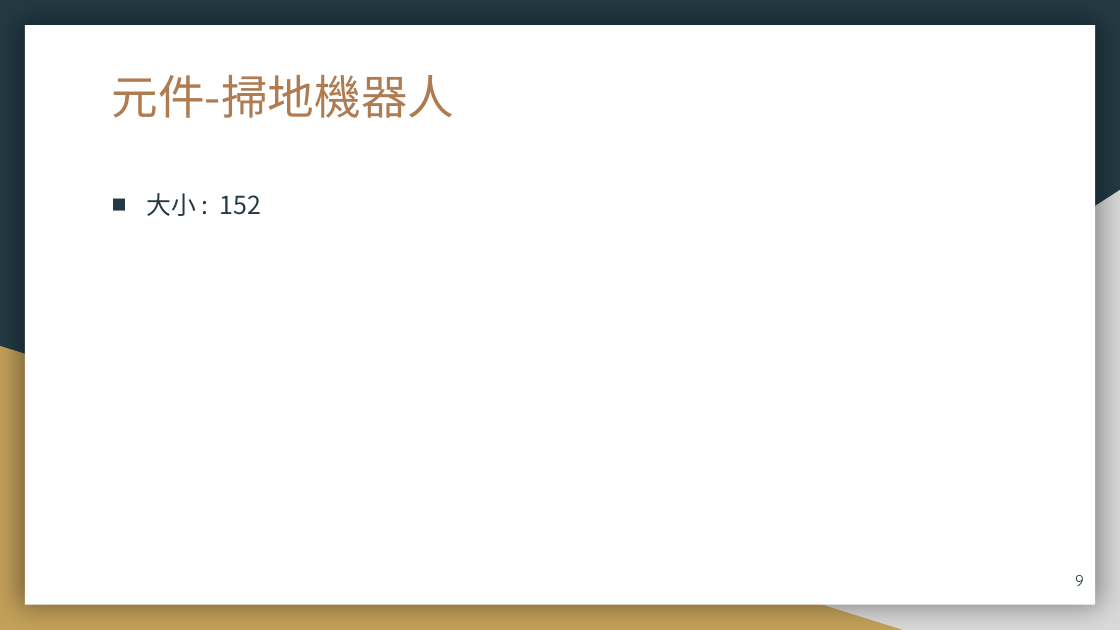
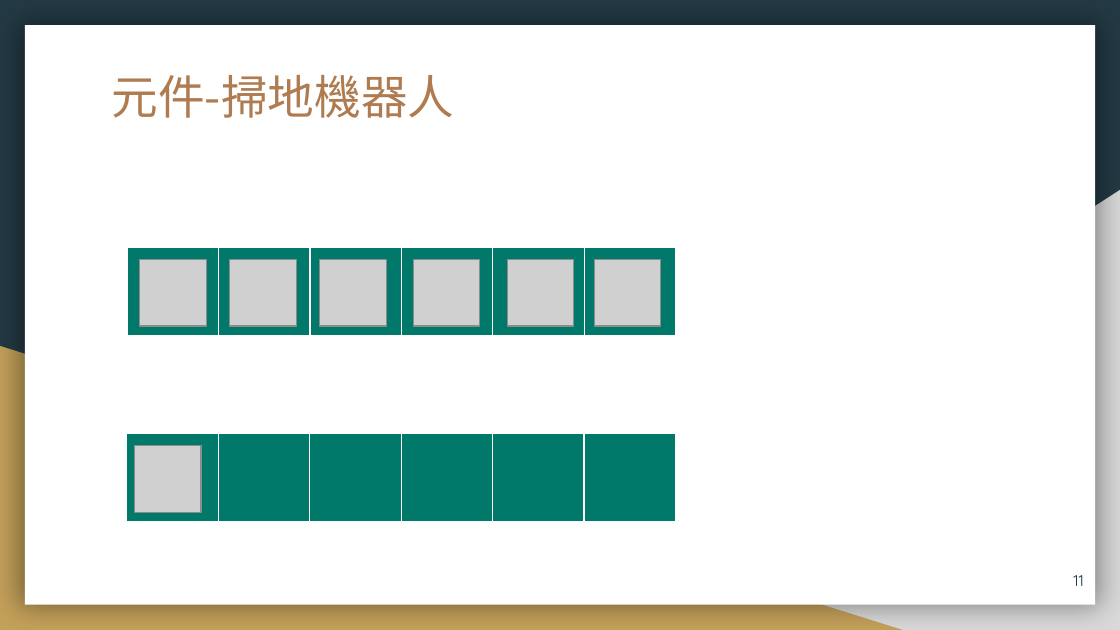
Before and after one commit to 106971001/AI, a slide deck: slide 11 of AI_Filnal_ppt.pptx (slide 9 before the commit). Drawn at 1120x630 pixels with LibreOffice and Linux fonts; fonts in the diff are those of the drawing; grey boxes stand for pictures. Boxes give left, top, right and bottom in pixels: in the first picture for what was removed or moved away, otherwise in the second. Text is boxed around its words. In the diff, an @@ line names an element or a change of style, - is before the commit and + after.

```diff
--- a/AI_Filnal_ppt.pptx
+++ b/AI_Filnal_ppt.pptx
@@ text removed at [147,193,261,216] @@
-■ 大小 : 152
@@ table added at [127,248,678,336], 1 rows, 6 columns @@
+ |  |  |  |  | 
@@ picture added at [140,260,206,326] @@
@@ picture added at [230,260,296,326] @@
@@ picture added at [320,260,386,326] @@
@@ picture added at [413,260,479,326] @@
@@ picture added at [507,260,573,326] @@
@@ picture added at [595,260,661,326] @@
@@ table added at [127,433,678,522], 1 rows, 6 columns @@
+ |  |  |  |  | 
@@ picture added at [134,446,200,512] @@
@@ page number at [1073,575,1083,586]: text changed @@
-9
+11
```
Also in this commit, not shown: 9 other slides changed, 5 slides added, 2 slides removed, 3 other files.
